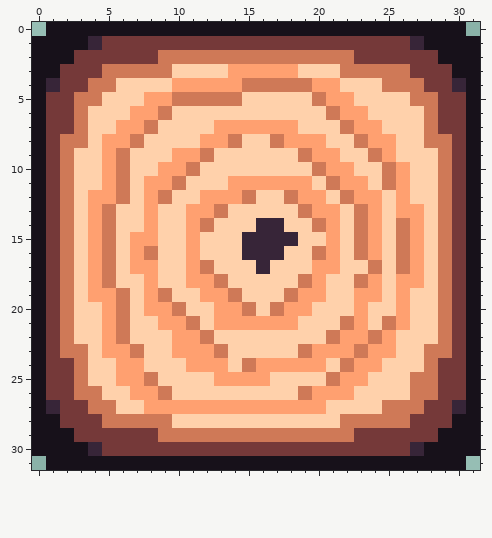
Pixel-art sprite -- assets/dropblock.png. The first picture shows the starting point.
The file is 32x32 pixels.
The same view after the edit:
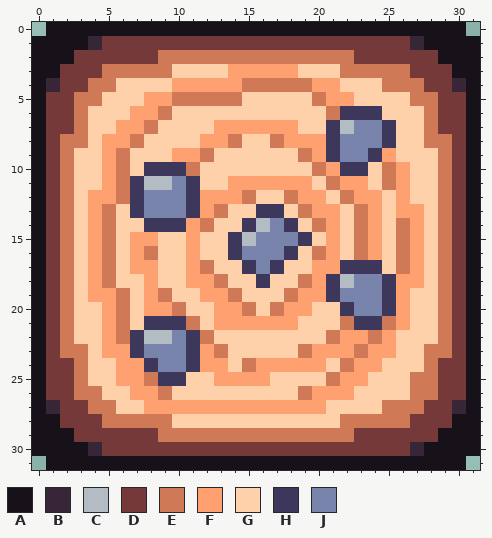
Palette (. is transparent): A #17111a  B #372538  C #b2bcc2  D #753939  E #cf7957  F #ffa070  G #ffd1ab  H #3e375c  J #7884ab
What changed:
Colour C replaces colour B in row 14 at x 16; in row 15 at x 15.
Colour C replaces colour E in row 7 at x 22.
Colour C replaces colour F in row 11 at x 8 to 9.
Colour C replaces colour G in row 18 at x 22; in row 22 at x 8 to 9.
Colour H replaces colour E in row 9 at x 24; in row 17 at x 24; in row 23 at x 7.
Colour H replaces colour F in row 6 at x 22 to 23; in row 8 at x 25; in row 9 at x 21; in row 10 at x 9 to 10 and 22; in row 13 at x 11; in row 14 at x 8.
Colour H replaces colour F in row 21 at x 9 to 10 and 23; in rows 22 to 24 at x 11.
Colour H replaces colour G in row 6 at x 24; in row 7 at x 21 and 25; in row 8 at x 21; in row 10 at x 8 and 23; in rows 11 to 12 at x 7 and 11; in row 13 at x 7 and 16 to 17.
Colour H replaces colour G in row 14 at x 9 to 10, 15 and 18; in row 15 at x 14 and 19; in row 16 at x 14 and 18; in row 17 at x 15, 17 and 22 to 23; in row 18 at x 16, 21 and 25; in row 19 at x 21 and 25.
Colour H replaces colour G in row 20 at x 22 and 25; in row 21 at x 8 and 24; in row 22 at x 7; in row 24 at x 8; in row 25 at x 9 to 10.
Colour J replaces colour B in row 14 at x 17; in row 15 at x 16 to 18; in row 16 at x 15 to 17; in row 17 at x 16.
Colour J replaces colour E in row 8 at x 23; in row 11 at x 10; in row 12 at x 9; in row 18 at x 23.
Colour J replaces colour F in row 7 at x 23 to 24; in row 8 at x 24; in rows 12 to 13 at x 8; in row 18 at x 24; in row 19 at x 23 to 24; in row 20 at x 23.
Colour J replaces colour F in rows 22 to 23 at x 10.
Colour J replaces colour G in row 8 at x 22; in row 9 at x 22 to 23; in row 12 at x 10; in row 13 at x 9 to 10; in row 19 at x 22; in row 20 at x 24.
Colour J replaces colour G in row 23 at x 8 to 9; in row 24 at x 9 to 10.
Changed places in both pictures, as pixel boxes (x1, y1, x2, y2):
changed: (130, 106, 396, 386)
